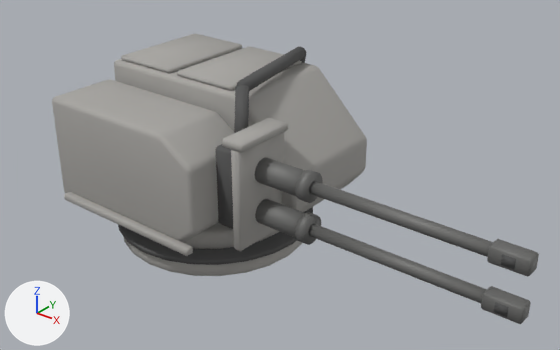
An edit to the glTF model game/models/turrets/turret_grach_t2.glb, drawn before and after from the same camera.
The view is the same before and after, from a 50 mm camera at (1.69, -1.802, 1.419) aimed at (0.29, -0.053, 0.335). Arrows for +X, +Y and +Z are at lower left; the lights stay in place. The picture after the commit comes second. Where no turn or scale is listed for an object, it has been applied to the vertices. Vertices at exactly the same position are counted once.

In view in the first picture: 'guns', 'turret_light_t2'.
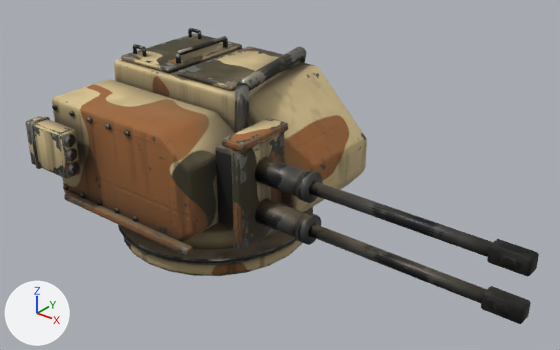
Patch to the scene script:
```diff
--- a/game/models/turrets/turret_grach_t2.glb.py
+++ b/game/models/turrets/turret_grach_t2.glb.py
@@ mat_turret_paint_guns @@
+mat_turret_paint_guns = bpy.data.materials.new('turret_paint_guns')
+# uses the picture img_turret_paint_guns_albedo
+# uses the picture img_turret_paint_guns_normal
+# uses the picture img_turret_paint_guns_orm
@@ mat_turret_paint @@
+mat_turret_paint = bpy.data.materials.new('turret_paint')
+# uses the picture img_turret_paint_albedo
+# uses the picture img_turret_paint_normal
+# uses the picture img_turret_paint_orm
@@ mat_turret_paint_pods @@
+mat_turret_paint_pods = bpy.data.materials.new('turret_paint_pods')
+# uses the picture img_turret_paint_pods_albedo
+# uses the picture img_turret_paint_pods_normal
+# uses the picture img_turret_paint_pods_orm
@@ me_cylinder @@
-me_cylinder.from_pydata(...)  # 916 vertices, 1720 faces; spans x -0.45..0.38, y -0.395..0.442, z 0.0..0.642
+me_cylinder.from_pydata(...)  # 1444 vertices, 2660 faces; spans x -0.45..0.38, y -0.395..0.442, z 0.0..0.642
+# me_cylinder part 1: a new loose piece, a 10-sided cylinder along z spanning x -0.209..-0.191, y -0.009..0.009, z 0.59..0.63, in mat_turret_paint
+# me_cylinder part 2: a new loose piece, a 10-sided cylinder along y spanning x -0.209..-0.191, y 0.0..0.24, z 0.621..0.639, in mat_turret_paint
+# me_cylinder part 3: a new loose piece of 38 vertices spanning x -0.407..-0.35, y 0.253..0.267, z 0.595..0.632, in mat_turret_paint
+# me_cylinder part 4: a new loose piece of 38 vertices spanning x -0.407..-0.35, y -0.027..-0.013, z 0.595..0.632, in mat_turret_paint
+# me_cylinder part 5: 1192 faces spanning x -0.45..0.38, y -0.395..0.435, z 0.0..0.597 switch from mat_turret_body (grey #aaa8a4) to mat_turret_paint
+# me_cylinder part 6: 528 faces spanning x -0.405..0.305, y -0.355..0.442, z 0.059..0.642 switch from mat_turret_dark (dark grey #595959) to mat_turret_paint
+# other edits to the shape of me_cylinder do not show in these pictures
@@ me_cube_012 @@
 me_cube_012.from_pydata(...)  # 392 vertices, 732 faces; spans x -0.05..0.935, y -0.11..0.11, z -0.17..0.192
+# me_cube_012 part 7: 68 faces spanning x -0.05..0.898, y -0.07..0.07, z -0.135..0.135 switch from mat_turret_dark (dark grey #595959) to mat_turret_paint_guns
+# me_cube_012 part 8: 576 faces spanning x 0.01..0.935, y -0.046..0.046, z -0.116..0.116 switch from mat_turret_barrel (grey #737371) to mat_turret_paint_guns
+# me_cube_012 part 9: 88 faces spanning x 0.02..0.1, y -0.11..0.11, z -0.17..0.192 switch from mat_turret_body (grey #aaa8a4) to mat_turret_paint_guns
@@ ob_pods @@
+ob_pods = bpy.data.objects.new('pods', me_cube_019)  # 376 vertices, 680 faces; spans x -0.466..-0.269, y -0.464..0.444, z 0.298..0.462
+ob_pods.location = (0.0, 0.0, 0.0)
```

What differs and where, as boxes (x1, y1, x2, y2) in the pictures (560 x 350 px):
'turret_light_t2', reshaped: before (52, 33, 367, 276); after (52, 28, 367, 276)
'pods', added: after (26, 116, 80, 179)
part 1 of me_cylinder, added: after (176, 53, 181, 64)
part 2 of me_cylinder, added: after (176, 36, 227, 55)
part 3 of me_cylinder, added: after (188, 28, 200, 37)
part 4 of me_cylinder, added: after (133, 44, 145, 54)
part 5 of me_cylinder, recoloured (grey to brown): (52, 33, 367, 276) in both
part 6 of me_cylinder, recoloured: (118, 46, 313, 265) in both
part 7 of me_cube_012, recoloured: (216, 144, 516, 317) in both
part 8 of me_cube_012, recoloured (grey to black): (255, 157, 539, 324) in both
part 9 of me_cube_012, recoloured (darker): (222, 118, 288, 251) in both
